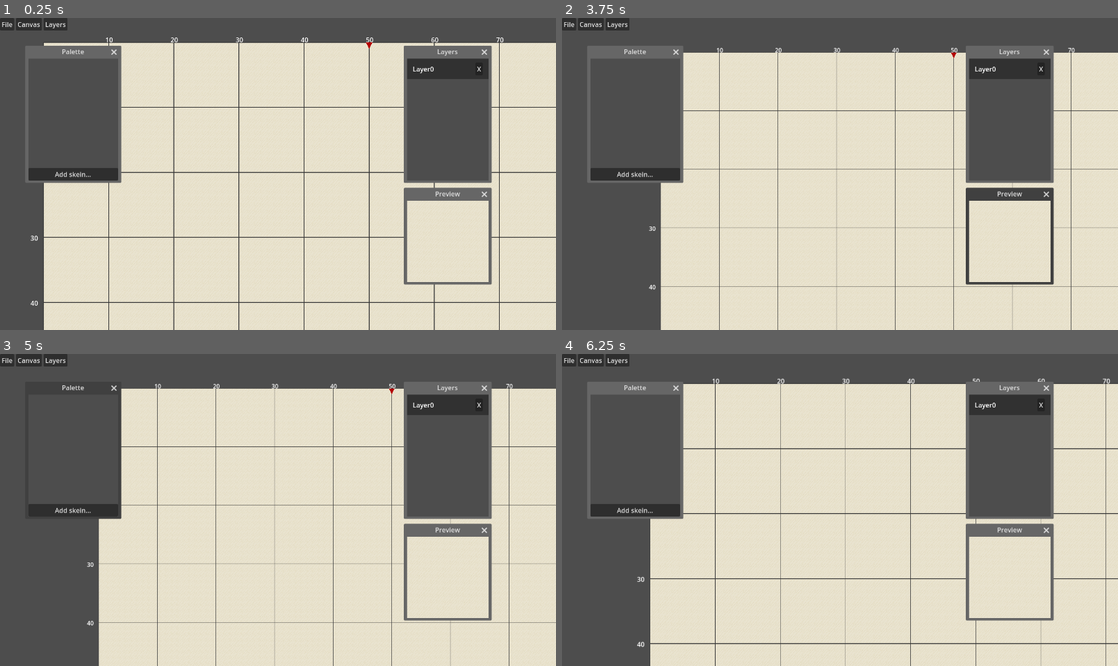
Above: before the commit, frames 1-4 (two rows, left to right).
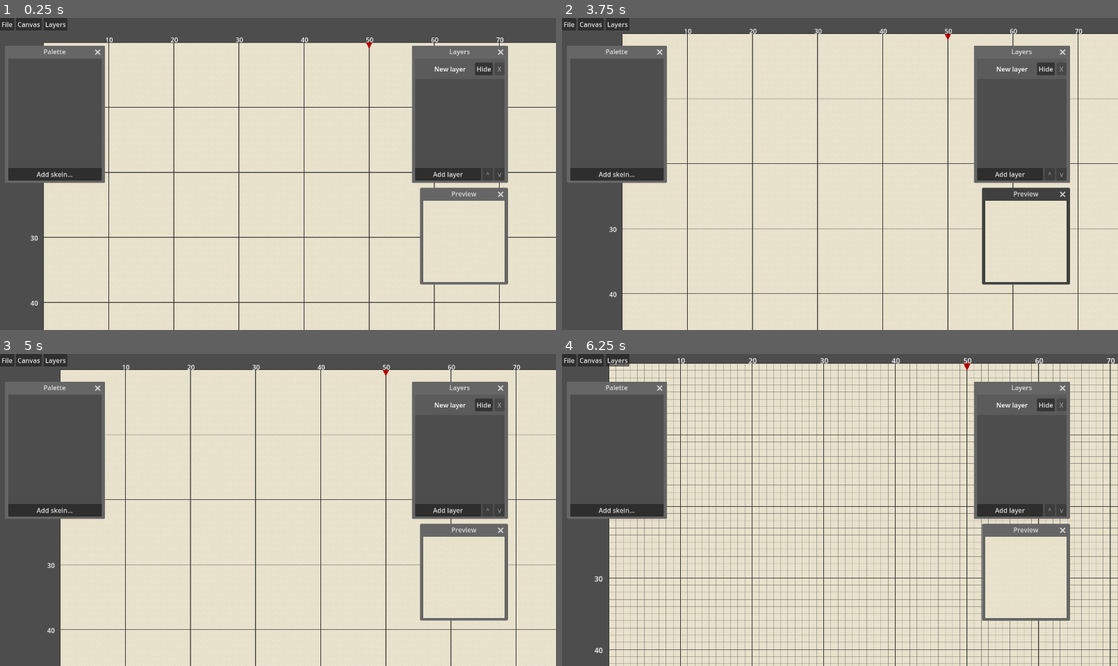
Above: after the commit, the same moments.

Repository: H-Anna/crossheart-designer
Game: Godot game, scene res://scenes/app.tscn
Same seed, same stepped clock (60 frames per second), same inputs: the game is played once before the commit and once after it.
Inputs (mouse positions are in pixels of both pictures, inside the frame that each line leads up to):
- Up to frame 1 (0.25 s): no input
- Up to frame 2 (3.75 s): tap Enter at 0.5, 2, 3.5 s; move the mouse to (962, 158) at 0.52 s; tap Mouse wheel down (decrease-brush-size) at 0.6, 3.6 s; click (962, 158) at 0.67 s; tap Space at 1.25, 2.75 s; move the mouse to (728, 189) at 1.27 s; click (728, 189) at 1.35 s; move the mouse to (895, 105) at 2.02 s; hold Right mouse button (erase) 2.03-2.78 s; click (895, 105) at 2.17 s; move the mouse to (812, 236) at 2.77 s; tap Mouse wheel up (increase-brush-size) at 2.85 s; click (812, 236) at 2.92 s; move the mouse to (1006, 220) at 3.52 s; click (1006, 220) at 3.67 s
- Up to frame 3 (5 s): tap Space at 4.25 s; move the mouse to (111, 463) at 4.27 s; click (111, 463) at 4.35 s
- Up to frame 4 (6.25 s): move the mouse to (867, 510) at 5.02 s; hold Right mouse button (erase) 5.03-5.78 s; click (867, 510) at 5.17 s; move the mouse to (756, 432) at 5.77 s; tap Mouse wheel up (increase-brush-size) at 5.85 s; click (756, 432) at 5.92 s

The runs differ from the first frame. In frame 1, 7.0% of the frame differs, in the area x 0-92%, y 8-86%; in frame 2, 18%; in frame 3, 18%; in frame 4, 27%, in the area x 0-100%, y 1-100%.

Commit message:
Implemented adding and removing layers, drawing on them separately, toggling visibility, reordering

Diff:
--- a/project.godot
+++ b/project.godot
@@ -22,6 +22,10 @@
 FileHandler="*res://scripts/file_handler.gd"
 AppSnapshotManager="*res://scripts/snapshot_manager.gd"
 SkeinsAtlas="*res://scripts/skeins_atlas.gd"
+
+[debug]
+
+gdscript/warnings/unused_signal=0
 
 [display]
 
@@ -64,6 +68,11 @@
 "events": [Object(InputEventMouseButton,"resource_local_to_scene":false,"resource_name":"","device":-1,"window_id":0,"a …(259 unchanged characters)…
 ]
 }
+right-click={
+"deadzone": 0.5,
+"events": [Object(InputEventMouseButton,"resource_local_to_scene":false,"resource_name":"","device":-1,"window_id":0,"alt_pressed":false,"shift_pressed":false,"ctrl_pressed":false,"meta_pressed":false,"button_mask":2,"position":Vector2(52, 10),"global_position":Vector2(61, 56),"factor":1.0,"button_index":2,"canceled":false,"pressed":true,"double_click":false,"script":null)
+]
+}
 
 [rendering]
 
--- a/scenes/app.tscn
+++ b/scenes/app.tscn
@@ -7,6 +7,8 @@
 [ext_resource type="PackedScene" uid="uid://u5hw3ynykb0r" path="res://scenes/canvas.tscn" id="3_n865v"]
 [ext_resource type="Script" path="res://scripts/preview_canvas.gd" id="4_p0eee"]
 [ext_resource type="Script" path="res://scripts/palette_window.gd" id="5_pn718"]
+[ext_resource type="Script" path="res://scripts/layers_window.gd" id="6_6dibs"]
+[ext_resource type="PackedScene" uid="uid://o1q2hiudogvu" path="res://scenes/layer_ui.tscn" id="6_iatfl"]
 [ext_resource type="Texture2D" uid="uid://7k1cuftoo1om" path="res://background.png" id="6_scn2b"]
 [ext_resource type="Script" path="res://scripts/camera.gd" id="7_eenpl"]
 [ext_resource type="PackedScene" uid="uid://bv8vy48g54jcs" path="res://scenes/palette_skein_ui.tscn" id="10_yy6uj"]
@@ -42,11 +44,14 @@
 
 [node name="LayersWindow" type="Window" parent="."]
 title = "Layers"
-position = Vector2i(1000, 100)
-size = Vector2i(200, 300)
+position = Vector2i(1020, 100)
+size = Vector2i(220, 300)
 exclusive = true
-unresizable = true
-always_on_top = true
+always_on_top = true
+min_size = Vector2i(165, 165)
+max_size = Vector2i(300, 16384)
+script = ExtResource("6_6dibs")
+layer_ui = ExtResource("6_iatfl")
 
 [node name="VBoxContainer" type="VBoxContainer" parent="LayersWindow"]
 anchors_preset = 15
@@ -55,46 +60,67 @@
 grow_horizontal = 2
 grow_vertical = 2
 
-[node name="ColorRect" type="ColorRect" parent="LayersWindow/VBoxContainer"]
-custom_minimum_size = Vector2(0, 50)
-layout_mode = 2
-size_flags_vertical = 2
-color = Color(0.190762, 0.190762, 0.190762, 1)
-
-[node name="MarginContainer" type="MarginContainer" parent="LayersWindow/VBoxContainer/ColorRect"]
-layout_mode = 1
-anchors_preset = 8
-anchor_left = 0.5
-anchor_top = 0.5
-anchor_right = 0.5
-anchor_bottom = 0.5
-offset_left = -37.0
-offset_top = -15.5
-offset_right = 37.0
-offset_bottom = 15.5
-grow_horizontal = 2
-grow_vertical = 2
-
-[node name="HBoxContainer" type="HBoxContainer" parent="LayersWindow/VBoxContainer/ColorRect/MarginContainer"]
-layout_mode = 2
-
-[node name="Label" type="Label" parent="LayersWindow/VBoxContainer/ColorRect/MarginContainer/HBoxContainer"]
-custom_minimum_size = Vector2(150, 0)
-layout_mode = 2
-text = "Layer0"
-
-[node name="Button" type="Button" parent="LayersWindow/VBoxContainer/ColorRect/MarginContainer/HBoxContainer"]
-layout_mode = 2
-text = "X"
+[node name="ScrollContainer" type="ScrollContainer" parent="LayersWindow/VBoxContainer"]
+layout_mode = 2
+size_flags_horizontal = 3
+size_flags_vertical = 3
+follow_focus = true
+horizontal_scroll_mode = 0
+
+[node name="LayersList" type="VBoxContainer" parent="LayersWindow/VBoxContainer/ScrollContainer"]
+layout_mode = 2
+size_flags_horizontal = 3
+size_flags_vertical = 3
+
+[node name="LayerUI" parent="LayersWindow/VBoxContainer/ScrollContainer/LayersList" instance=ExtResource("6_iatfl")]
+layout_mode = 2
+
+[node name="LayerUI2" parent="LayersWindow/VBoxContainer/ScrollContainer/LayersList" instance=ExtResource("6_iatfl")]
+layout_mode = 2
+
+[node name="LayerUI3" parent="LayersWindow/VBoxContainer/ScrollContainer/LayersList" instance=ExtResource("6_iatfl")]
+layout_mode = 2
+
+[node name="LayerUI4" parent="LayersWindow/VBoxContainer/ScrollContainer/LayersList" instance=ExtResource("6_iatfl")]
+layout_mode = 2
+
+[node name="LayerUI5" parent="LayersWindow/VBoxContainer/ScrollContainer/LayersList" instance=ExtResource("6_iatfl")]
+layout_mode = 2
+
+[node name="LayerUI6" parent="LayersWindow/VBoxContainer/ScrollContainer/LayersList" instance=ExtResource("6_iatfl")]
+layout_mode = 2
+
+[node name="LayerUI7" parent="LayersWindow/VBoxContainer/ScrollContainer/LayersList" instance=ExtResource("6_iatfl")]
+layout_mode = 2
+
+[node name="HBoxContainer" type="HBoxContainer" parent="LayersWindow/VBoxContainer"]
+layout_mode = 2
+alignment = 2
+
+[node name="AddLayerButton" type="Button" parent="LayersWindow/VBoxContainer/HBoxContainer"]
+layout_mode = 2
+size_flags_horizontal = 3
+text = "Add layer"
+
+[node name="UpButton" type="Button" parent="LayersWindow/VBoxContainer/HBoxContainer"]
+custom_minimum_size = Vector2(25, 0)
+layout_mode = 2
+text = "^"
+
+[node name="DownButton" type="Button" parent="LayersWindow/VBoxContainer/HBoxContainer"]
+custom_minimum_size = Vector2(25, 0)
+layout_mode = 2
+text = "v"
 
 [node name="PaletteWindow" type="Window" parent="."]
 auto_translate_mode = 1
 title = "Palette"
-position = Vector2i(70, 100)
-size = Vector2i(220, 300)
+position = Vector2i(20, 100)
+size = Vector2i(230, 300)
 exclusive = true
-unresizable = true
-always_on_top = true
+always_on_top = true
+min_size = Vector2i(125, 200)
+max_size = Vector2i(360, 16384)
 script = ExtResource("5_pn718")
 skein_ui = ExtResource("10_yy6uj")
 
@@ -180,7 +206,7 @@
 
 [node name="PreviewWindow" type="Window" parent="."]
 title = "Preview"
-position = Vector2i(1000, 450)
+position = Vector2i(1040, 450)
 size = Vector2i(200, 200)
 exclusive = true
 unresizable = true
@@ -338,10 +364,17 @@
 
 [connection signal="focus_entered" from="." to="." method="_on_app_window_focus_entered"]
 [connection signal="focus_entered" from="LayersWindow" to="." method="_on_layers_window_focus_entered"]
+[connection signal="mouse_entered" from="LayersWindow" to="LayersWindow" method="grab_focus"]
+[connection signal="pressed" from="LayersWindow/VBoxContainer/HBoxContainer/AddLayerButton" to="Canvas" method="create_layer"]
+[connection signal="pressed" from="LayersWindow/VBoxContainer/HBoxContainer/UpButton" to="Canvas" method="reorder_selected_layer" binds= [1]]
+[connection signal="pressed" from="LayersWindow/VBoxContainer/HBoxContainer/UpButton" to="LayersWindow" method="_reorder_selected_element" binds= [-1]]
+[connection signal="pressed" from="LayersWindow/VBoxContainer/HBoxContainer/DownButton" to="Canvas" method="reorder_selected_layer" binds= [-1]]
+[connection signal="pressed" from="LayersWindow/VBoxContainer/HBoxContainer/DownButton" to="LayersWindow" method="_reorder_selected_element" binds= [1]]
 [connection signal="focus_entered" from="PaletteWindow" to="." method="_on_layers_window_focus_entered"]
+[connection signal="mouse_entered" from="PaletteWindow" to="PaletteWindow" method="grab_focus"]
 [connection signal="pressed" from="PaletteWindow/VBoxContainer/HBoxContainer/AddSkeinButton" to="AddSkeinWindow" method="toggle_visibility"]
 [connection signal="focus_entered" from="PreviewWindow" to="." method="_on_preview_window_focus_entered"]
-[connection signal="focus_entered" from="PreviewWindow" to="PreviewWindow/SubViewportContainer/Preview/PreviewCanvas" method="_on_preview_window_focus_entered"]
+[connection signal="mouse_entered" from="PreviewWindow" to="PreviewWindow" method="grab_focus"]
 [connection signal="file_selected" from="LoadFileDialog" to="." method="load_file_selected"]
 [connection signal="file_selected" from="SaveFileDialog" to="." method="save_file_selected"]
 [connection signal="close_requested" from="AddSkeinWindow" to="AddSkeinWindow" method="hide"]
--- /dev/null
+++ b/scenes/layer_ui.tscn
@@ -0,0 +1,74 @@
+[gd_scene load_steps=2 format=3 uid="uid://o1q2hiudogvu"]
+
+[ext_resource type="Script" path="res://scripts/layer_ui.gd" id="1_6uikc"]
+
+[node name="LayerUI" type="ColorRect"]
+custom_minimum_size = Vector2(0, 50)
+anchors_preset = 15
+anchor_right = 1.0
+anchor_bottom = 1.0
+grow_horizontal = 2
+grow_vertical = 2
+size_flags_vertical = 0
+color = Color(0.190762, 0.190762, 0.190762, 1)
+script = ExtResource("1_6uikc")
+selected_color = Color(0.359069, 0.359069, 0.359069, 1)
+default_color = Color(0.190762, 0.190762, 0.190762, 1)
+
+[node name="Button" type="Button" parent="."]
+layout_mode = 1
+anchors_preset = 15
+anchor_right = 1.0
+anchor_bottom = 1.0
+offset_top = -1.0
+offset_bottom = -1.0
+grow_horizontal = 2
+grow_vertical = 2
+flat = true
+
+[node name="HBoxContainer" type="HBoxContainer" parent="."]
+clip_contents = true
+layout_mode = 1
+anchors_preset = 6
+anchor_left = 1.0
+anchor_top = 0.5
+anchor_right = 1.0
+anchor_bottom = 0.5
+offset_left = -144.0
+offset_top = -15.5
+offset_bottom = 15.5
+grow_horizontal = 0
+grow_vertical = 2
+
+[node name="NameEdit" type="LineEdit" parent="HBoxContainer"]
+custom_minimum_size = Vector2(100, 0)
+layout_mode = 2
+size_flags_horizontal = 3
+size_flags_vertical = 4
+mouse_filter = 2
+theme_override_colors/font_uneditable_color = Color(1, 1, 1, 1)
+theme_override_colors/font_color = Color(1, 1, 1, 1)
+text = "Lorem ipsum"
+editable = false
+expand_to_text_length = true
+context_menu_enabled = false
+drag_and_drop_selection_enabled = false
+flat = true
+select_all_on_focus = true
+caret_blink = true
+
+[node name="ShowHideButton" type="Button" parent="HBoxContainer"]
+layout_mode = 2
+size_flags_horizontal = 8
+text = "Hide"
+
+[node name="XButton" type="Button" parent="HBoxContainer"]
+custom_minimum_size = Vector2(25, 0)
+layout_mode = 2
+size_flags_horizontal = 8
+text = "X"
+
+[connection signal="pressed" from="Button" to="." method="select"]
+[connection signal="text_submitted" from="HBoxContainer/NameEdit" to="." method="_on_name_edit_text_submitted"]
+[connection signal="pressed" from="HBoxContainer/ShowHideButton" to="." method="_on_layer_toggle_visibility"]
+[connection signal="pressed" from="HBoxContainer/XButton" to="." method="_on_delete_layer"]
--- a/scenes/palette_skein_ui.tscn
+++ b/scenes/palette_skein_ui.tscn
@@ -10,7 +10,6 @@
 anchor_bottom = 1.0
 grow_horizontal = 2
 grow_vertical = 2
-size_flags_vertical = 0
 color = Color(0.190762, 0.190762, 0.190762, 1)
 script = ExtResource("1_oy1bc")
 
@@ -24,45 +23,39 @@
 grow_horizontal = 2
 grow_vertical = 2
 
-[node name="MarginContainer" type="MarginContainer" parent="."]
+[node name="HBoxContainer" type="HBoxContainer" parent="."]
 layout_mode = 1
-anchors_preset = 8
-anchor_left = 0.5
-anchor_top = 0.5
-anchor_right = 0.5
-anchor_bottom = 0.5
-offset_left = -37.0
-offset_top = -15.5
-offset_right = 37.0
-offset_bottom = 15.5
+anchors_preset = 15
+anchor_right = 1.0
+anchor_bottom = 1.0
 grow_horizontal = 2
 grow_vertical = 2
 mouse_filter = 2
 
-[node name="HBoxContainer" type="HBoxContainer" parent="MarginContainer"]
+[node name="ColorRect" type="TextureRect" parent="HBoxContainer"]
 layout_mode = 2
-mouse_filter = 2
-
-[node name="ColorRect" type="TextureRect" parent="MarginContainer/HBoxContainer"]
-layout_mode = 2
+size_flags_horizontal = 0
 mouse_filter = 2
 texture = ExtResource("1_qc81l")
 expand_mode = 2
 
-[node name="Label" type="Label" parent="MarginContainer/HBoxContainer"]
-custom_minimum_size = Vector2(100, 0)
+[node name="Label" type="Label" parent="HBoxContainer"]
 layout_mode = 2
-text = "Black"
+size_flags_horizontal = 3
+text = "I made up this color name"
 horizontal_alignment = 1
+text_overrun_behavior = 3
 
-[node name="SwapButton" type="Button" parent="MarginContainer/HBoxContainer"]
+[node name="SwapButton" type="Button" parent="HBoxContainer"]
 custom_minimum_size = Vector2(30, 0)
 layout_mode = 2
+size_flags_horizontal = 8
 text = "..."
 
-[node name="XButton" type="Button" parent="MarginContainer/HBoxContainer"]
+[node name="XButton" type="Button" parent="HBoxContainer"]
 custom_minimum_size = Vector2(30, 0)
 layout_mode = 2
+size_flags_horizontal = 8
 text = "X"
 
 [connection signal="pressed" from="SkeinButton" to="." method="select_color"]
--- a/scripts/canvas.gd
+++ b/scripts/canvas.gd
@@ -9,12 +9,16 @@
 @export var stitch_layers_group : Node2D
 
 var canvas_rect: Rect2i
+var selected_layer: TileMapLayer
 
 signal canvas_size_changed(new_rect: Rect2i)
 
 func _ready() -> void:
 	SignalBus.current_snapshot_changed.connect(deserialize)
 	cursor = $Cursor
+
+func _exit_tree() -> void:
+	SignalBus.current_snapshot_changed.disconnect(deserialize)
 
 func create_canvas(rect: Rect2i):
 	canvas_rect = rect
@@ -31,15 +35,21 @@
 func delete_all_layers():
 	for i in stitch_layers_group.get_children():
 		i.queue_free()
-	#SignalBus.canvas_changed.emit(self)
 
 func create_layer() -> Node2D:
 	var layer = layer_scene.instantiate()
 	stitch_layers_group.add_child(layer)
+	stitch_layers_group.move_child(layer, 0)
 	layer.owner = stitch_layers_group
-	layer.initialize(cursor, canvas_rect)
-	#SignalBus.canvas_changed.emit(self)
+	var is_active = stitch_layers_group.get_children().any(func(child): return child.active)
+	layer.initialize(cursor, canvas_rect, !is_active, "New layer")
 	return layer
+
+func delete_layer(layer: TileMapLayer):
+	if layer in stitch_layers_group.get_children():
+		layer.queue_free()
+	else:
+		print_debug("Can't delete layer %s" % layer.name)
 
 func serialize() -> Dictionary:
 	var dict : Dictionary
@@ -75,3 +85,35 @@
 
 func get_layer_order() -> Array:
 	return stitch_layers_group.get_children().map(func(node) : return node.name)
+
+func get_layers() -> Array[TileMapLayer]:
+	var arr: Array[TileMapLayer]
+	for child in stitch_layers_group.get_children():
+		if child is TileMapLayer && !child.is_queued_for_deletion():
+			arr.append(child)
+	return arr
+
+func rename_layer(layer: TileMapLayer, display_name: String):
+	var old_name = layer.get_display_name()
+	layer.set_display_name(display_name)
+	print_debug("Layer renamed: %s -> %s" % [old_name, display_name])
+
+func select_layer(layer: TileMapLayer):
+	for child in stitch_layers_group.get_children():
+		child.active = false
+	layer.active = true
+	selected_layer = layer
+	print_debug("Layer '%s' selected" % layer.get_display_name())
+
+func toggle_layer_visibility(layer: TileMapLayer, is_visible: bool):
+	if is_visible:
+		layer.show()
+	else:
+		layer.hide()
+
+func reorder_selected_layer(delta: int):
+	var idx = selected_layer.get_index()
+	stitch_layers_group.move_child(selected_layer, idx + delta)
+
+func get_layer_index(layer: TileMapLayer):
+	return get_layers().find(layer)
--- /dev/null
+++ b/scripts/layer_ui.gd
@@ -0,0 +1,81 @@
+extends Control
+
+@onready var name_edit = $HBoxContainer/NameEdit
+@onready var show_hide_button = $HBoxContainer/ShowHideButton
+@onready var x_button = $HBoxContainer/XButton
+
+@export var selected_color : Color
+@export var default_color : Color
+@export var default_name := "New layer"
+
+var layer: TileMapLayer
+var order: int
+var layer_visible: bool = true
+var selected: bool = false
+
+signal layer_selected(layer: TileMapLayer)
+signal layer_renamed(layer: TileMapLayer, new_name: String)
+#signal layer_reordered(layer: TileMapLayer, order: int)
+signal layer_deleted(layer: TileMapLayer)
+signal layer_visibility_toggled(layer: TileMapLayer, is_visible: bool)
+
+func _gui_input(event: InputEvent) -> void:
+	if event is InputEventMouseButton && event.double_click:
+		name_edit.editable = true
+		name_edit.grab_focus()
+		accept_event()
+
+func set_values(_layer: TileMapLayer):
+	layer = _layer
+	var display_name = layer.get_display_name()
+	_update_name_edit_text(display_name)
+
+	selected = layer.active
+	_update_active_color()
+
+	layer_visible = layer.visible
+	_update_show_hide_button()
+
+func select():
+	selected = true
+	layer_selected.emit(layer)
+	_update_active_color()
+
+func deselect():
+	selected = false
+	_update_active_color()
+
+func _on_name_edit_text_submitted(_new_text: String) -> void:
+	if _new_text.is_empty():
+		_new_text = default_name
+
+	name_edit.editable = false
+	name_edit.release_focus()
+	layer_renamed.emit(layer, _new_text)
+	_update_name_edit_text(_new_text)
+
+func _on_delete_layer():
+	layer_deleted.emit(layer)
+
+func _on_layer_toggle_visibility():
+	layer_visible = !layer_visible
+	_update_show_hide_button()
+	layer_visibility_toggled.emit(layer, layer_visible)
+
+func _update_show_hide_button():
+	if layer_visible:
+		show_hide_button.text = "Hide"
+	else:
+		show_hide_button.text = "Show"
+
+func _update_active_color():
+	if selected:
+		self.color = selected_color
+	else:
+		self.color = default_color
+
+func _update_name_edit_text(text: String):
+	if text.is_empty():
+		name_edit.text = default_name
+	else:
+		name_edit.text = text
--- /dev/null
+++ b/scripts/layers_window.gd
@@ -0,0 +1,73 @@
+extends Window
+
+@onready var canvas = $"../Canvas" #TODO: race condition
+@onready var container = $VBoxContainer/ScrollContainer/LayersList
+@onready var up_button = $VBoxContainer/HBoxContainer/UpButton
+@onready var down_button = $VBoxContainer/HBoxContainer/DownButton
+@export var layer_ui : PackedScene
+
+var layers: Array[TileMapLayer]
+var selected_element: Node
+
+# Called when the node enters the scene tree for the first time.
+func _ready() -> void:
+	SignalBus.layer_added.connect(_on_layers_changed)
+	SignalBus.layer_removed.connect(_on_layers_changed)
+	_delete_elements()
+
+func _exit_tree() -> void:
+	SignalBus.layer_added.disconnect(_on_layers_changed)
+	SignalBus.layer_removed.disconnect(_on_layers_changed)
+
+func _on_layers_changed(_layer):
+	layers = canvas.get_layers()
+	layers.reverse()
+	refresh()
+
+func refresh():
+	_delete_elements()
+	_load_elements()
+	_update_move_buttons()
+
+func _load_elements():
+	var single = layers.size() == 1
+	var selected = false
+
+	for layer in layers:
+		var ui = layer_ui.instantiate()
+		container.add_child(ui)
+		ui.set_values(layer)
+		ui.layer_renamed.connect(canvas.rename_layer as Callable)
+		ui.layer_selected.connect(canvas.select_layer as Callable)
+		ui.layer_selected.connect(_ui_layer_selected)
+		ui.layer_visibility_toggled.connect(canvas.toggle_layer_visibility as Callable)
+		if single:
+			ui.x_button.disabled = true
+		else:
+			ui.layer_deleted.connect(canvas.delete_layer as Callable)
+
+		if !selected && layer.active:
+			ui.select()
+			selected = true
+
+func _delete_elements():
+	for child in container.get_children():
+		child.queue_free()
+
+func _ui_layer_selected(layer: TileMapLayer):
+	for child in container.get_children():
+		if child.layer != layer:
+			child.deselect()
+		else:
+			selected_element = child
+	_update_move_buttons()
+
+func _update_move_buttons():
+	var idx = canvas.get_layer_index(canvas.selected_layer)
+	up_button.disabled = layers.size() == 1 || idx == layers.size() - 1
+	down_button.disabled = layers.size() == 1 || idx == 0
+
+func _reorder_selected_element(delta: int):
+	var idx = selected_element.get_index()
+	container.move_child(selected_element, idx + delta)
+	_update_move_buttons()
--- a/scripts/palette_skein_ui.gd
+++ b/scripts/palette_skein_ui.gd
@@ -1,9 +1,9 @@
 extends Control
 
-@onready var color_rect = $MarginContainer/HBoxContainer/ColorRect
-@onready var label = $MarginContainer/HBoxContainer/Label
-@onready var swap_button = $MarginContainer/HBoxContainer/SwapButton
-@onready var x_button = $MarginContainer/HBoxContainer/XButton
+@onready var color_rect = $HBoxContainer/ColorRect
+@onready var label = $HBoxContainer/Label
+@onready var swap_button = $HBoxContainer/SwapButton
+@onready var x_button = $HBoxContainer/XButton
 var skein : Skein
 
 func set_values(_skein: Skein):
--- a/scripts/palette_window.gd
+++ b/scripts/palette_window.gd
@@ -12,15 +12,17 @@
 	swap_skein_window.swap_callable = _swap_skein
 
 func _on_palette_changed(palette: Palette):
+	_delete_elements()
 	_load_colors(palette)
 
-func _load_colors(palette: Palette) -> void:
-	# Delete all ui elements
+# Deletes all ui elements
+func _delete_elements():
 	for ui in skeins_list.get_children():
 		ui.queue_free()
 
+func _load_colors(palette: Palette) -> void:
 	## TODO: refactor
-	# Load them again
+	# Loads ui elements
 	var selected = false
 	for skein in palette.colors:
 		var ui = skein_ui.instantiate()
--- a/scripts/scheme_parser.gd
+++ b/scripts/scheme_parser.gd
@@ -59,6 +59,7 @@
 					res[key] = type_convert(null, _get_scheme_type(subset[key]))
 			var invalid_type: # This shouldn't happen.
 				res[key] = null
+				print_debug("Invalid type: %s" % type_string(invalid_type))
 	return res
 
 func data_to_scheme(data: Dictionary):
--- a/scripts/stitches_layer.gd
+++ b/scripts/stitches_layer.gd
@@ -1,12 +1,23 @@
 extends TileMapLayer
+
+const cursor_tile := Vector2i(0,0)
 
 var cursor : Node2D
 var bounding_rect : Rect2i
 
-const cursor_tile := Vector2i(0,0)
+var active := false
+var _is_dirty := false
+var _display_name : String = ""
+var _modulated_tile_cache: Dictionary
 
-var _modulated_tile_cache: Dictionary
-var _is_dirty = false
+func get_display_name() -> String:
+	return _display_name
+
+func set_display_name(_new_name: String):
+	if _display_name != _new_name:
+		_display_name = _new_name
+		SignalBus.layer_changed.emit(self)
+		print_debug("Layer renamed to %s" % _new_name)
 
 func _ready() -> void:
 	SignalBus.skein_removed_from_palette.connect(_erase_cells_with_skein)
@@ -14,6 +25,9 @@
 
 func _input(event: InputEvent) -> void:
 	if !cursor || cursor.active_skein == null:
+		return
+
+	if !active:
 		return
 
 	execute_cursor_action()
@@ -24,14 +38,19 @@
 			_is_dirty = false
 
 func _enter_tree() -> void:
-	SignalBus.layer_added.emit(self)
+	#SignalBus.layer_added.emit(self)
+	pass
 
 func _exit_tree() -> void:
 	SignalBus.layer_removed.emit(self)
+	pass
 
-func initialize(_cursor: Node2D, _rect : Rect2i) -> void:
+func initialize(_cursor: Node2D, _rect : Rect2i, _active: bool, _name: String) -> void:
 	cursor = _cursor
 	bounding_rect = _rect
+	active = _active
+	_display_name = _name
+	SignalBus.layer_added.emit(self)
 
 func execute_cursor_action() -> void:
 	match cursor.tool_mode:
@@ -112,7 +131,7 @@
 		tiles_arr.append(skein_dict)
 
 	var dict: Dictionary
-	dict.get_or_add("name", name)
+	dict.get_or_add("name", _display_name)
 	dict.get_or_add("tiles", tiles_arr)
 	return dict
 
Not shown: 1 places in scenes/app.tscn that only renumber resources
